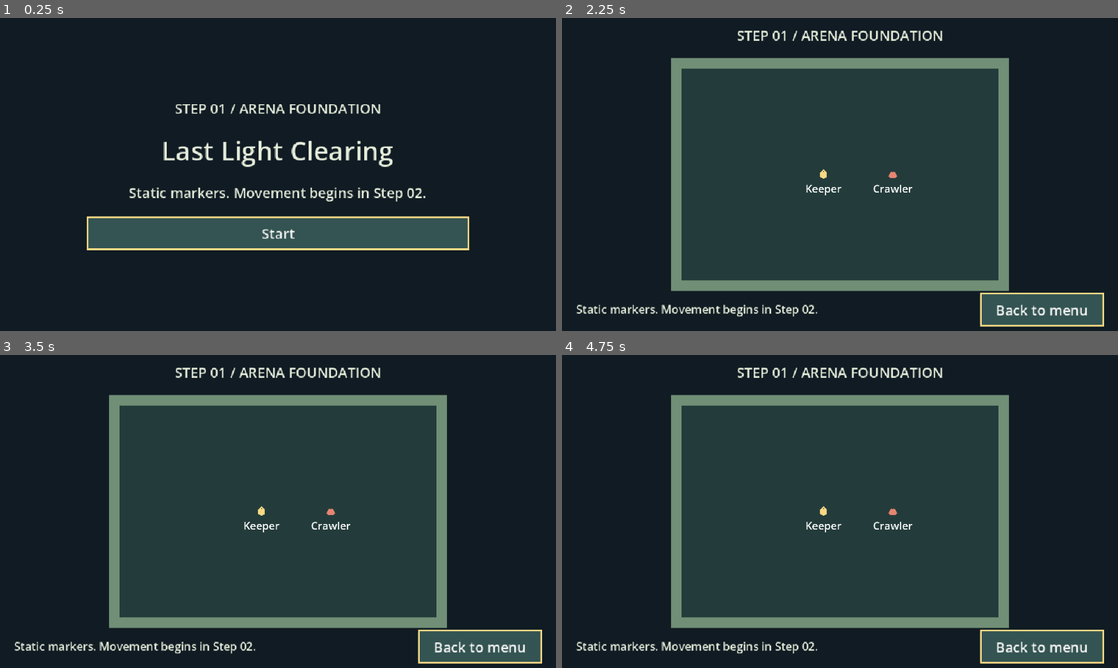
Above: before the commit, frames 1-4 (two rows, left to right).
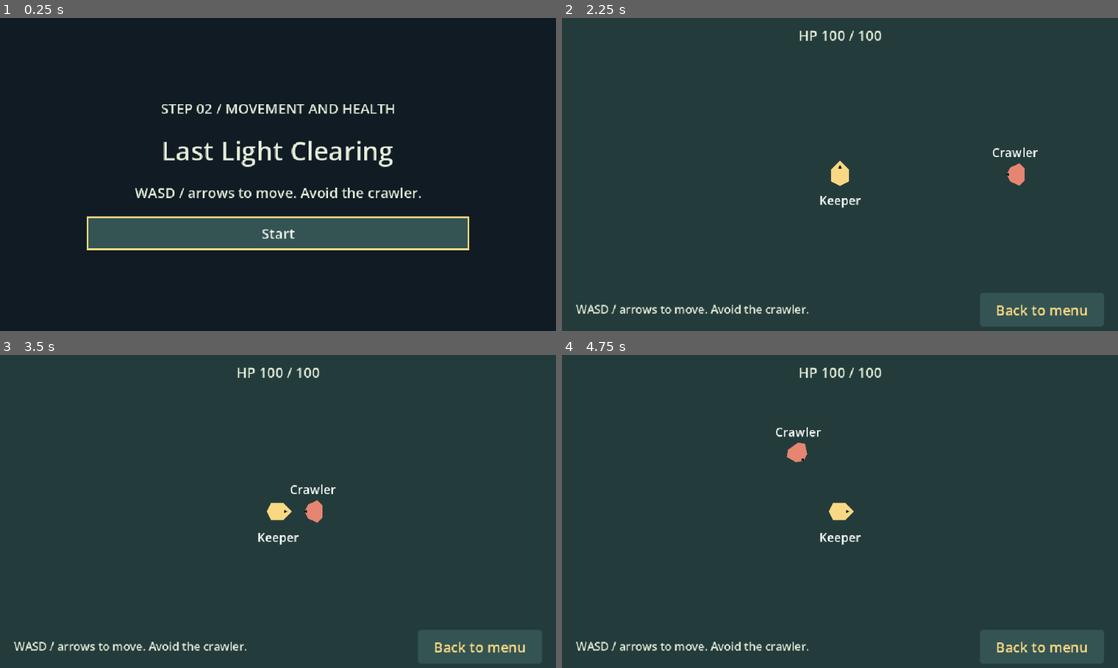
Above: after the commit, the same moments.

Repository: joacod/godot-games
Game: Godot game, scene res://scenes/main.tscn
The game is run twice, just before and just after one commit, with the same random seed, the same clock (stepped at 60 frames per second) and the same inputs.
Inputs:
- Up to frame 1 (0.25 s): no input
- Up to frame 2 (2.25 s): click "Start" at 0.5 s; click "Back to menu" at 1.25 s; click "Start" at 2 s
- Up to frame 3 (3.5 s): hold D (move_right) from 2.78 s (still down)
- Up to frame 4 (4.75 s): release D (move_right) at 3.53 s; hold S (move_down) 3.53-4.28 s; hold D (move_right) from 4.28 s (still down)

The runs differ from the first frame. In frame 1, 1.9% of the frame differs, in the area x 23-77%, y 27-59%; in frame 2, 59%; in frame 3, 60%; in frame 4, 60%, in the area x 0-100%, y 0-100%.

Commit message:
Add Survivors Step 02 movement and health

Diff:
--- a/survivors/data/theme.tres
+++ b/survivors/data/theme.tres
@@ -8,8 +8,8 @@
 title = "Last Light Clearing"
 start_label = "Start"
 return_label = "Back to menu"
-foundation_label = "STEP 01 / ARENA FOUNDATION"
-foundation_note = "Static markers. Movement begins in Step 02."
+foundation_label = "STEP 02 / MOVEMENT AND HEALTH"
+foundation_note = "WASD / arrows to move. Avoid the crawler."
 background_color = Color(0.063, 0.106, 0.137, 1)
 floor_color = Color(0.137, 0.235, 0.231, 1)
 boundary_color = Color(0.443, 0.561, 0.463, 1)
--- /dev/null
+++ b/survivors/scenes/enemy.tscn
@@ -0,0 +1,25 @@
+[gd_scene load_steps=3 format=3]
+
+[ext_resource type="Script" path="res://scripts/enemy.gd" id="1"]
+
+[sub_resource type="CircleShape2D" id="body"]
+radius = 11.0
+
+[node name="Enemy" type="CharacterBody2D"]
+motion_mode = 1
+collision_layer = 4
+collision_mask = 1
+script = ExtResource("1")
+
+[node name="CollisionShape2D" type="CollisionShape2D" parent="."]
+shape = SubResource("body")
+
+[node name="Visual" type="Node2D" parent="."]
+
+[node name="Label" type="Label" parent="."]
+offset_left = -90.0
+offset_top = -35.0
+offset_right = 90.0
+offset_bottom = -14.0
+theme_override_font_sizes/font_size = 14
+horizontal_alignment = 1
--- a/survivors/scenes/main.tscn
+++ b/survivors/scenes/main.tscn
@@ -91,3 +91,36 @@
 
 [node name="Back" type="Button" parent="UI/Root/ArenaUI/Footer"]
 layout_mode = 2
+
+[node name="Defeat" type="ColorRect" parent="UI/Root"]
+visible = false
+layout_mode = 1
+anchors_preset = 15
+anchor_right = 1.0
+anchor_bottom = 1.0
+color = Color(0.04, 0.07, 0.09, 0.88)
+
+[node name="Center" type="CenterContainer" parent="UI/Root/Defeat"]
+layout_mode = 1
+anchors_preset = 15
+anchor_right = 1.0
+anchor_bottom = 1.0
+
+[node name="Column" type="VBoxContainer" parent="UI/Root/Defeat/Center"]
+layout_mode = 2
+custom_minimum_size = Vector2(260, 0)
+theme_override_constants/separation = 16
+
+[node name="Title" type="Label" parent="UI/Root/Defeat/Center/Column"]
+layout_mode = 2
+text = "The light fades"
+theme_override_font_sizes/font_size = 28
+horizontal_alignment = 1
+
+[node name="Retry" type="Button" parent="UI/Root/Defeat/Center/Column"]
+layout_mode = 2
+text = "Retry"
+
+[node name="Back" type="Button" parent="UI/Root/Defeat/Center/Column"]
+layout_mode = 2
+text = "Back to menu"
--- /dev/null
+++ b/survivors/scenes/player.tscn
@@ -0,0 +1,43 @@
+[gd_scene load_steps=4 format=3]
+
+[ext_resource type="Script" path="res://scripts/player_movement.gd" id="1"]
+[ext_resource type="Script" path="res://scripts/health.gd" id="2"]
+
+[sub_resource type="CircleShape2D" id="body"]
+radius = 10.0
+
+[node name="Player" type="CharacterBody2D"]
+motion_mode = 1
+collision_layer = 2
+collision_mask = 1
+script = ExtResource("1")
+
+[node name="CollisionShape2D" type="CollisionShape2D" parent="."]
+shape = SubResource("body")
+
+[node name="Visual" type="Node2D" parent="."]
+
+[node name="Label" type="Label" parent="."]
+offset_left = -70.0
+offset_top = 20.0
+offset_right = 70.0
+offset_bottom = 45.0
+theme_override_font_sizes/font_size = 14
+horizontal_alignment = 1
+
+[node name="Health" type="Node" parent="."]
+script = ExtResource("2")
+
+[node name="Hurtbox" type="Area2D" parent="."]
+collision_layer = 0
+collision_mask = 4
+monitorable = false
+
+[node name="CollisionShape2D" type="CollisionShape2D" parent="Hurtbox"]
+shape = SubResource("body")
+
+[node name="Camera2D" type="Camera2D" parent="."]
+limit_left = -64
+limit_top = -64
+limit_right = 1024
+limit_bottom = 704
--- a/survivors/scenes/run.tscn
+++ b/survivors/scenes/run.tscn
@@ -2,54 +2,16 @@
 
 [ext_resource type="Script" path="res://scripts/run.gd" id="1"]
 [ext_resource type="PackedScene" path="res://scenes/arena.tscn" id="2"]
-
-[sub_resource type="CircleShape2D" id="player"]
-radius = 10.0
-
-[sub_resource type="CircleShape2D" id="enemy"]
-radius = 11.0
+[ext_resource type="PackedScene" path="res://scenes/player.tscn" id="3"]
+[ext_resource type="PackedScene" path="res://scenes/enemy.tscn" id="4"]
 
 [node name="Run" type="Node2D"]
 script = ExtResource("1")
 
 [node name="Arena" parent="." instance=ExtResource("2")]
 
-[node name="Player" type="CharacterBody2D" parent="."]
+[node name="Player" parent="." instance=ExtResource("3")]
 position = Vector2(430, 320)
-collision_layer = 2
-collision_mask = 1
 
-[node name="CollisionShape2D" type="CollisionShape2D" parent="Player"]
-shape = SubResource("player")
-
-[node name="Visual" type="Node2D" parent="Player"]
-
-[node name="Label" type="Label" parent="Player"]
-offset_left = -70.0
-offset_top = 20.0
-offset_right = 70.0
-offset_bottom = 45.0
-theme_override_font_sizes/font_size = 32
-horizontal_alignment = 1
-
-[node name="EnemyMarker" type="CharacterBody2D" parent="."]
+[node name="Enemy" parent="." instance=ExtResource("4")]
 position = Vector2(640, 320)
-collision_layer = 4
-collision_mask = 1
-
-[node name="CollisionShape2D" type="CollisionShape2D" parent="EnemyMarker"]
-shape = SubResource("enemy")
-
-[node name="Visual" type="Node2D" parent="EnemyMarker"]
-
-[node name="Label" type="Label" parent="EnemyMarker"]
-offset_left = -90.0
-offset_top = 20.0
-offset_right = 90.0
-offset_bottom = 45.0
-theme_override_font_sizes/font_size = 32
-horizontal_alignment = 1
-
-[node name="Camera2D" type="Camera2D" parent="."]
-position = Vector2(480, 320)
-zoom = Vector2(0.38, 0.38)
--- /dev/null
+++ b/survivors/scripts/enemy.gd
@@ -0,0 +1,17 @@
+extends CharacterBody2D
+
+var target: CharacterBody2D
+var content: SurvivorEnemyData
+
+func _physics_process(_delta: float) -> void:
+    if not is_instance_valid(target) or target.get_node("Health").current == 0:
+        velocity = Vector2.ZERO
+        return
+    var direction := global_position.direction_to(target.global_position)
+    velocity = direction * content.speed
+    if not direction.is_zero_approx():
+        $Visual.rotation = direction.angle() + PI / 2.0
+    move_and_slide()
+
+func get_contact_damage() -> int:
+    return content.contact_damage
--- /dev/null
+++ b/survivors/scripts/health.gd
@@ -0,0 +1,29 @@
+extends Node
+
+signal damaged(amount: int, remaining: int)
+signal died
+
+var maximum: int
+var current: int
+var damage_cooldown: float
+var invulnerability_remaining := 0.0
+
+func configure(max_health: int, cooldown: float) -> void:
+    maximum = max_health
+    current = maximum
+    damage_cooldown = cooldown
+    invulnerability_remaining = 0.0
+
+func _physics_process(delta: float) -> void:
+    invulnerability_remaining = maxf(0.0, invulnerability_remaining - delta)
+
+func take_damage(amount: int) -> bool:
+    if amount <= 0 or current == 0 or invulnerability_remaining > 0.00001:
+        return false
+    var previous := current
+    current = maxi(0, current - amount)
+    invulnerability_remaining = damage_cooldown
+    damaged.emit(previous - current, current)
+    if current == 0:
+        died.emit()
+    return true
--- a/survivors/scripts/main.gd
+++ b/survivors/scripts/main.gd
@@ -7,57 +7,77 @@
 @export var presentation: SurvivorThemeData = preload("res://data/theme.tres")
 var run: Node2D
 
+@onready var defeat: Control = $UI/Root/Defeat
+
 @onready var menu: ColorRect = $UI/Root/Menu
 @onready var column: VBoxContainer = $UI/Root/Menu/Center/Column
 @onready var arena_ui: Control = $UI/Root/ArenaUI
 
 func _ready() -> void:
-    column.get_node("Start").pressed.connect(start_run)
-    arena_ui.get_node("Footer/Back").pressed.connect(return_to_menu)
-    column.get_node("Start").grab_focus()
-    if presentation == null:
-        column.get_node("Error").text = "Cannot start: theme Resource is missing."
-        column.get_node("Error").show()
-        return
-    $UI/Root.theme = presentation.ui_theme
-    RenderingServer.set_default_clear_color(presentation.background_color)
-    menu.color = presentation.background_color
-    column.get_node("Eyebrow").text = presentation.foundation_label
-    column.get_node("Title").text = presentation.title
-    column.get_node("Note").text = presentation.foundation_note
-    column.get_node("Start").text = presentation.start_label
-    arena_ui.get_node("Header").text = presentation.foundation_label
-    arena_ui.get_node("Footer/Note").text = presentation.foundation_note
-    arena_ui.get_node("Footer/Back").text = presentation.return_label
+	column.get_node("Start").pressed.connect(start_run)
+	defeat.get_node("Center/Column/Retry").pressed.connect(retry_run)
+	defeat.get_node("Center/Column/Back").pressed.connect(return_to_menu)
+	arena_ui.get_node("Footer/Back").pressed.connect(return_to_menu)
+	column.get_node("Start").grab_focus()
+	if presentation == null:
+		column.get_node("Error").text = "Cannot start: theme Resource is missing."
+		column.get_node("Error").show()
+		return
+	$UI/Root.theme = presentation.ui_theme
+	RenderingServer.set_default_clear_color(presentation.background_color)
+	menu.color = presentation.background_color
+	column.get_node("Eyebrow").text = presentation.foundation_label
+	column.get_node("Title").text = presentation.title
+	column.get_node("Note").text = presentation.foundation_note
+	column.get_node("Start").text = presentation.start_label
+	arena_ui.get_node("Header").text = presentation.foundation_label
+	arena_ui.get_node("Footer/Note").text = presentation.foundation_note
+	arena_ui.get_node("Footer/Back").text = presentation.return_label
 
 func start_run() -> bool:
-    if is_instance_valid(run):
-        return false
-    var errors := Validator.validate(content, presentation)
-    if not errors.is_empty():
-        column.get_node("Error").text = "Cannot start:\n" + "\n".join(errors)
-        column.get_node("Error").show()
-        return false
-    column.get_node("Error").hide()
-    run = RUN_SCENE.instantiate()
-    run.content = content
-    run.presentation = presentation
-    add_child(run)
-    menu.hide()
-    arena_ui.show()
-    arena_ui.get_node("Footer/Back").grab_focus()
-    return true
+	if is_instance_valid(run):
+		return false
+	var errors := Validator.validate(content, presentation)
+	if not errors.is_empty():
+		column.get_node("Error").text = "Cannot start:\n" + "\n".join(errors)
+		column.get_node("Error").show()
+		return false
+	column.get_node("Error").hide()
+	run = RUN_SCENE.instantiate()
+	run.content = content
+	run.presentation = presentation
+	run.defeated.connect(_show_defeat)
+	run.health_changed.connect(_update_health)
+	add_child(run)
+	_update_health(content.character.max_health, content.character.max_health)
+	defeat.hide()
+	menu.hide()
+	arena_ui.show()
+	arena_ui.get_node("Footer/Back").release_focus()
+	return true
 
 func return_to_menu() -> void:
-    if is_instance_valid(run):
-        remove_child(run)
-        run.queue_free()
-    run = null
-    arena_ui.hide()
-    menu.show()
-    column.get_node("Start").grab_focus()
+	if is_instance_valid(run):
+		remove_child(run)
+		run.queue_free()
+	run = null
+	defeat.hide()
+	arena_ui.hide()
+	menu.show()
+	column.get_node("Start").grab_focus()
 
 func _unhandled_input(event: InputEvent) -> void:
-    if event.is_action_pressed("cancel") and is_instance_valid(run):
-        return_to_menu()
-        get_viewport().set_input_as_handled()
+	if event.is_action_pressed("cancel") and is_instance_valid(run):
+		return_to_menu()
+		get_viewport().set_input_as_handled()
+
+func _update_health(remaining: int, maximum: int) -> void:
+	arena_ui.get_node("Header").text = "HP %d / %d" % [remaining, maximum]
+
+func _show_defeat() -> void:
+	defeat.show()
+	defeat.get_node("Center/Column/Retry").grab_focus()
+
+func retry_run() -> void:
+	return_to_menu()
+	start_run()
--- /dev/null
+++ b/survivors/scripts/player_movement.gd
@@ -0,0 +1,28 @@
+extends CharacterBody2D
+
+var speed: float
+var flash_remaining := 0.0
+
+func _ready() -> void:
+    $Health.damaged.connect(_on_damaged)
+
+func _physics_process(delta: float) -> void:
+    flash_remaining = maxf(0.0, flash_remaining - delta)
+    $Visual.modulate = Color(2, 2, 2, 1) if flash_remaining > 0 else Color.WHITE
+    if $Health.current == 0:
+        velocity = Vector2.ZERO
+        return
+    var direction := Input.get_vector("move_left", "move_right", "move_up", "move_down")
+    velocity = direction * speed
+    if not direction.is_zero_approx():
+        $Visual.rotation = direction.angle() + PI / 2.0
+    move_and_slide()
+    # Poll persistent contact, not only entry: invulnerability is shared by all
+    # enemies touching this player and contact can hurt again after its interval.
+    for body in $Hurtbox.get_overlapping_bodies():
+        if body is CharacterBody2D and body.has_method("get_contact_damage"):
+            $Health.take_damage(body.get_contact_damage())
+
+func _on_damaged(_amount: int, _remaining: int) -> void:
+    flash_remaining = 0.16
+    $Visual.modulate = Color(2, 2, 2, 1)
--- a/survivors/scripts/run.gd
+++ b/survivors/scripts/run.gd
@@ -1,19 +1,42 @@
 extends Node2D
 
-# Immutable content is assigned before entering the tree. No run state yet.
+signal defeated
+signal health_changed(remaining: int, maximum: int)
+
+# Immutable content is assigned before entering the tree; actors own fresh state.
+var ended := false
 var content: SurvivorRunData
 var presentation: SurvivorThemeData
 
 func _ready() -> void:
+    $Player.speed = content.character.speed
+    $Player/Health.configure(content.character.max_health, content.damage_cooldown)
+    $Player/Health.damaged.connect(_on_damage)
+    $Player/Health.died.connect(_on_death)
+    $Enemy.content = content.enemies[0]
+    $Enemy.target = $Player
     _attach_visual($Arena/Visual, presentation.arena_visual_scene, presentation.floor_color)
     for edge in [$Arena/TopEdge, $Arena/BottomEdge, $Arena/LeftEdge, $Arena/RightEdge]:
         edge.color = presentation.boundary_color
     _attach_visual($Player/Visual, content.character.visual_scene, presentation.player_color)
-    _attach_visual($EnemyMarker/Visual, content.enemies[0].visual_scene, presentation.enemy_color)
+    _attach_visual($Enemy/Visual, content.enemies[0].visual_scene, presentation.enemy_color)
     $Player/Label.text = content.character.display_name
-    $EnemyMarker/Label.text = content.enemies[0].display_name
+    $Enemy/Label.text = content.enemies[0].display_name
 
 func _attach_visual(parent: Node2D, path: String, tint: Color) -> void:
     var visual := (load(path) as PackedScene).instantiate() as Node2D
     visual.modulate = tint
     parent.add_child(visual)
+
+func _on_damage(_amount: int, remaining: int) -> void:
+    health_changed.emit(remaining, content.character.max_health)
+
+func _on_death() -> void:
+    if ended:
+        return
+    ended = true
+    $Player.velocity = Vector2.ZERO
+    $Enemy.velocity = Vector2.ZERO
+    # Keep the final hit readable, but freeze pursuit and movement on defeat.
+    $Enemy.set_physics_process(false)
+    defeated.emit()
--- /dev/null
+++ b/survivors/tests/movement_health_test.gd
@@ -0,0 +1,94 @@
+extends RefCounted
+
+var deaths := 0
+var outcomes := 0
+
+func run(suite: SceneTree) -> void:
+    var main := preload("res://scenes/main.tscn").instantiate()
+    suite.root.add_child(main)
+    main.start_run()
+    var run: Node2D = main.run
+    var player: CharacterBody2D = run.get_node("Player")
+    var enemy: CharacterBody2D = run.get_node("Enemy")
+    var health: Node = player.get_node("Health")
+    enemy.set_physics_process(false)
+    await suite.physics_frame
+    await suite.physics_frame
+    Input.action_press("move_right")
+    await suite.physics_frame
+    await suite.physics_frame
+    var straight := player.velocity.length()
+    Input.action_press("move_down")
+    await suite.physics_frame
+    await suite.physics_frame
+    suite._check(is_equal_approx(straight, main.content.character.speed), "cardinal input uses content speed")
+    suite._check(is_equal_approx(straight, player.velocity.length()), "diagonal speed equals cardinal speed")
+    Input.action_release("move_right")
+    Input.action_release("move_down")
+    await suite.physics_frame
+    await suite.physics_frame
+    suite._check(player.velocity.is_zero_approx(), "releasing input stops motion")
+    # Real held input into each wall, after placing near it.
+    for fixture in [[Vector2(11, 320), "move_left"], [Vector2(949, 320), "move_right"], [Vector2(430, 11), "move_up"], [Vector2(430, 629), "move_down"]]:
+        player.position = fixture[0]
+        Input.action_press(fixture[1])
+        for frame in range(5):
+            await suite.physics_frame
+        Input.action_release(fixture[1])
+        suite._check(player.position.x >= 9.9 and player.position.x <= 950.1 and player.position.y >= 9.9 and player.position.y <= 630.1, "held input cannot cross " + fixture[1])
+        player.get_node("Camera2D").force_update_scroll()
+        var center: Vector2 = player.get_node("Camera2D").get_screen_center_position()
+        suite._check(center.x >= 256 and center.x <= 704 and center.y >= 116 and center.y <= 524, "camera stays within arena presentation margin at " + fixture[1])
+    player.position = Vector2(430, 320)
+    enemy.position = Vector2(640, 320)
+    enemy.set_physics_process(true)
+    var distance := enemy.position.distance_to(player.position)
+    for frame in range(12):
+        await suite.physics_frame
+    suite._check(enemy.position.distance_to(player.position) < distance, "crawler pursues player")
+    suite._check(is_equal_approx(enemy.velocity.length(), main.content.enemies[0].speed), "pursuit uses content speed")
+    enemy.set_physics_process(false)
+    enemy.position = player.position
+    health.died.connect(func(): deaths += 1)
+    run.defeated.connect(func(): outcomes += 1)
+    for frame in range(5):
+        await suite.physics_frame
+    suite._check(health.current == 90, "overlap delivers one contact hit")
+    suite._check(player.flash_remaining > 0 and player.get_node("Visual").modulate.r > 1, "damage flashes player silhouette")
+    suite._check(main.arena_ui.get_node("Header").text == "HP 90 / 100", "damage updates visible health")
+    suite._check(not health.take_damage(10), "additional hit shares player invulnerability")
+    for frame in range(25):
+        await suite.physics_frame
+    suite._check(health.current == 90, "persistent contact cannot damage before interval")
+    suite._check(player.flash_remaining == 0 and player.get_node("Visual").modulate == Color.WHITE, "flash ends without changing base art tint")
+    for frame in range(20):
+        await suite.physics_frame
+    suite._check(health.current == 80, "persistent contact damages again after interval")
+    enemy.position = Vector2(640, 320)
+    for frame in range(45):
+        await suite.physics_frame
+    suite._check(health.current == 80, "leaving contact stops further damage")
+    suite._check(not health.take_damage(0) and not health.take_damage(-5), "nonpositive damage has no effect")
+    suite._check(health.take_damage(1000) and health.current == 0, "lethal damage clamps health to zero")
+    suite._check(deaths == 1 and outcomes == 1, "death and defeat emit once")
+    suite._check(not health.take_damage(1000) and deaths == 1, "dead player rejects repeated damage")
+    suite._check(main.defeat.visible and main.defeat.get_node("Center/Column/Retry").has_focus(), "defeat shows focused Retry")
+    var stopped_player := player.position
+    var stopped_enemy := enemy.position
+    Input.action_press("move_left")
+    for frame in range(5):
+        await suite.physics_frame
+    Input.action_release("move_left")
+    suite._check(player.position == stopped_player and enemy.position == stopped_enemy, "defeat stops movement and pursuit")
+    main.defeat.get_node("Center/Column/Retry").pressed.emit()
+    suite._check(main.run != run and not main.run.ended, "Retry constructs a new active run")
+    suite._check(main.run.get_node("Player/Health").current == 100 and main.run.get_node("Player/Health").invulnerability_remaining == 0, "Retry restores health and clears immunity")
+    suite._check(main.run.get_node("Player").position == Vector2(430, 320) and main.run.get_node("Enemy").position == Vector2(640, 320), "Retry restores actor positions")
+    suite._check(not main.defeat.visible and not main.menu.visible, "Retry returns to gameplay")
+    suite._check(main.content.character.max_health == 100 and main.content.enemies[0].contact_damage == 10, "damage and retry leave content immutable")
+    await suite.process_frame
+    suite._check(not is_instance_valid(run), "Retry frees previous run")
+    main.return_to_menu()
+    suite._check(main.run == null and main.menu.visible and not main.defeat.visible, "Back restores menu after retry")
+    main.queue_free()
+    await suite.process_frame
--- a/survivors/tests/run_tests.gd
+++ b/survivors/tests/run_tests.gd
@@ -44,7 +44,7 @@
     _invalid(fixture.upgrades[8], theme, "required_passive_id", &"missing", "recipe", fixture)
     _invalid(fixture.spawn_phases[0], theme, "start_seconds", 1, "start_seconds", fixture)
     _invalid(fixture.spawn_phases[1], theme, "interval", 0, "interval", fixture)
-    _invalid(theme, theme, "arena_visual_scene", "res://scenes/run.tscn", "physics", fixture)
+    _invalid(theme, theme, "arena_visual_scene", "res://scenes/arena.tscn", "physics", fixture)
     _check(not Validator.validate(content, null).is_empty(), "missing theme rejected")
     for field in ["weapons", "enemies", "upgrades", "spawn_phases"]:
         var saved: Array = fixture.get(field).duplicate()
@@ -72,23 +72,24 @@
     _check(not main.start_run(), "duplicate Start does not create second arena")
     _check(main.run == first_run, "duplicate Start preserves original run")
     _check(main.run.get_node("Player/Label").text == content.character.display_name, "character label comes from data")
-    _check(main.run.get_node("EnemyMarker/Label").text == content.enemies[0].display_name, "enemy label comes from data")
+    _check(main.run.get_node("Enemy/Label").text == content.enemies[0].display_name, "enemy label comes from data")
     var position_before: Vector2 = main.run.get_node("Player").position
     Input.action_press("move_right")
     await physics_frame
     await physics_frame
     Input.action_release("move_right")
-    _check(main.run.get_node("Player").position == position_before, "foundation marker remains static")
+    _check(main.run.get_node("Player").position.x > position_before.x, "player moves with input")
     # Visual replacement must not change actor collision dimensions.
     var player: CharacterBody2D = main.run.get_node("Player")
     var collision := player.get_node("CollisionShape2D") as CollisionShape2D
     var shape_before := collision.shape
+    player.set_physics_process(false)
     player.get_node("Visual").free()
     _check(collision.shape == shape_before and is_equal_approx((collision.shape as CircleShape2D).radius, 10), "collision survives visual removal")
     for wall in ["Top", "Bottom", "Left", "Right"]:
         var boundary := main.run.get_node("Arena/Boundaries/" + wall) as CollisionShape2D
         _check(not boundary.disabled and boundary.shape is RectangleShape2D, "solid boundary: %s" % wall)
-    # Exercise actual wall collisions with test-only motion, without adding gameplay.
+    # Exercise actual physical wall blocking.
     await physics_frame
     var origin := player.position
     for direction in [Vector2.LEFT, Vector2.RIGHT, Vector2.UP, Vector2.DOWN]:
@@ -105,6 +106,7 @@
     _check(Validator.validate(content, theme).is_empty(), "rebuilding does not mutate content")
     main.queue_free()
     await process_frame
+    await preload("res://tests/movement_health_test.gd").new().run(self)
     print("Results: %d passed, %d failed" % [passed, failed])
     quit(1 if failed else 0)
 
Not shown, added: survivors/scripts/enemy.gd.uid
Not shown, added: survivors/scripts/health.gd.uid
Not shown, added: survivors/scripts/player_movement.gd.uid
Not shown, added: survivors/tests/movement_health_test.gd.uid
Not shown, changed: openspec/changes/add-survivors/tasks.md
Not shown, changed: survivors/README.md
Not shown, changed: survivors/docs/ACCEPTANCE.md
Not shown, changed: survivors/docs/DESIGN.md
Not shown, changed: survivors/docs/STEPS.md
